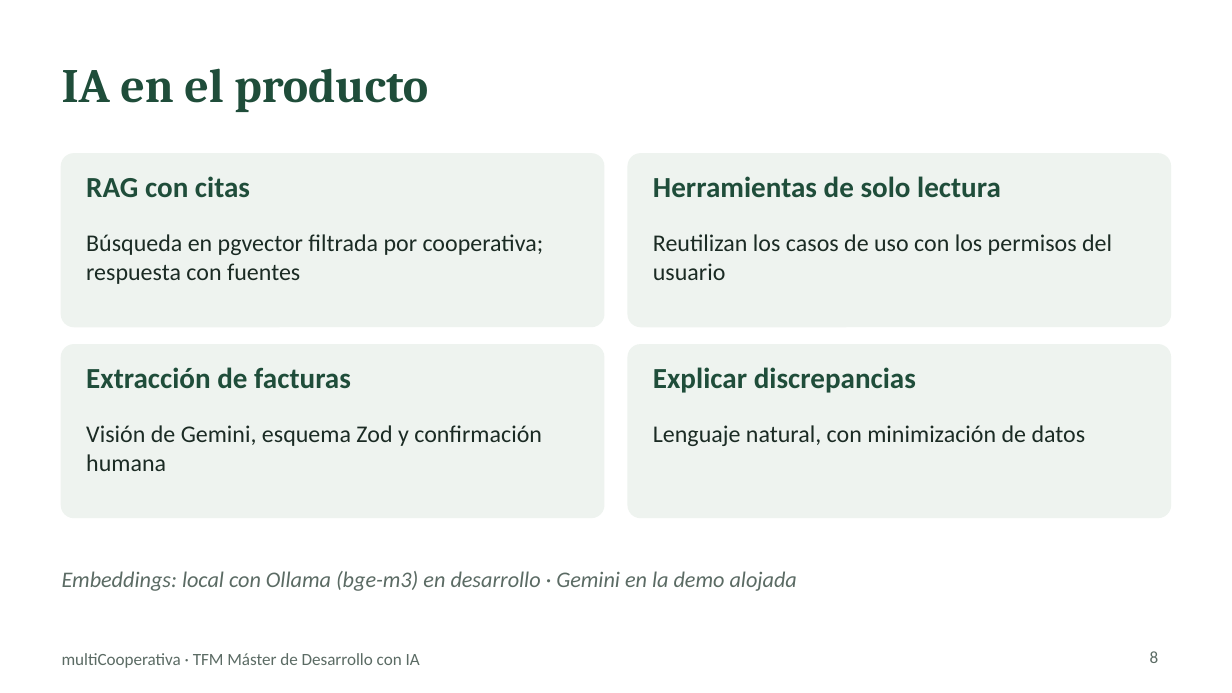
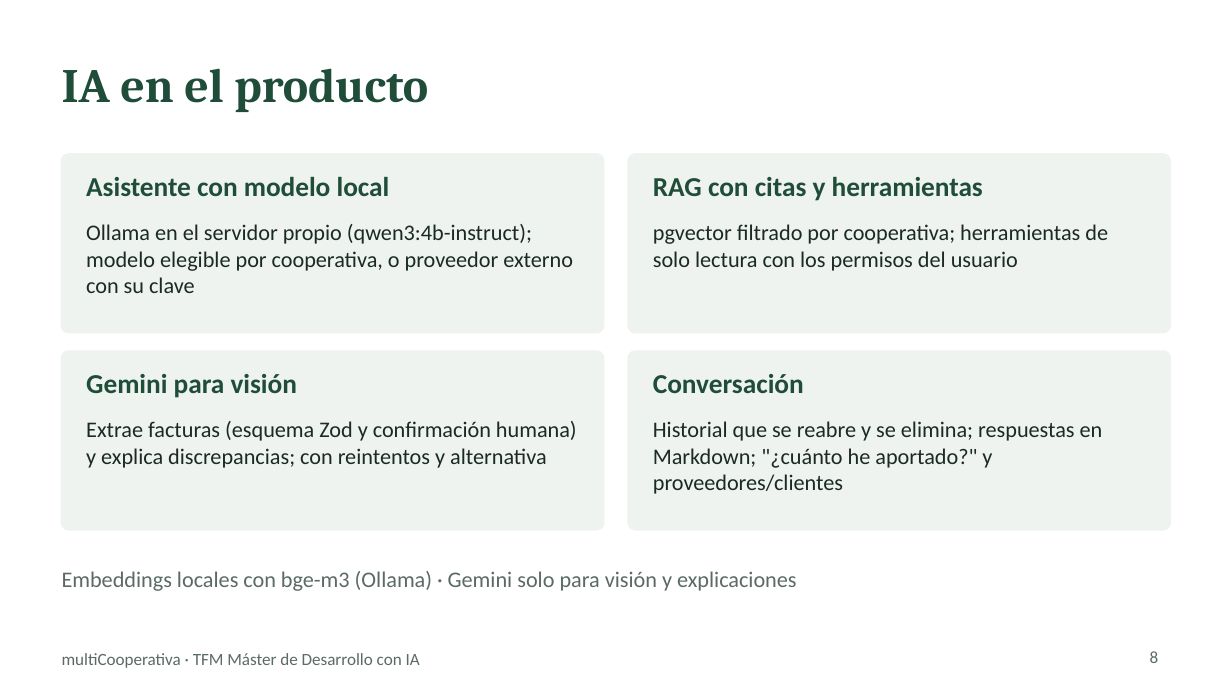
Before and after one commit to chaparro2001/multiCooperativa, a slide deck: slide 8 of docs/slides/multicooperativa-tfm.pptx. Drawn at 1232x693 pixels with LibreOffice and Linux fonts; fonts in the diff are those of the drawing. Boxes give left, top, right and bottom in pixels: in the first picture for what was removed or moved away, otherwise in the second. Text is boxed around its words. In the diff, an @@ line names an element or a change of style, - is before the commit and + after.

```diff
--- a/docs/slides/multicooperativa-tfm.pptx
+++ b/docs/slides/multicooperativa-tfm.pptx
@@ rounded rectangle: place and size @@
-rounded rectangle at [62, 154, 604, 326]
+rounded rectangle at [62, 154, 604, 333]
@@ text added at [86, 177, 390, 196], 16 pt, text #1F4D3A, bold @@
+Asistente con modelo local
@@ rounded rectangle: place and size @@
-rounded rectangle at [628, 154, 1170, 326]
+rounded rectangle at [628, 154, 1170, 333]
@@ text at [653, 177, 983, 201]: text changed; size 17 to 16 pt @@
-RAG con citas
+RAG con citas y herramientas
@@ text removed at [653, 176, 1001, 198] @@
-Herramientas de solo lectura
@@ text at [86, 224, 573, 293]: text changed; size 14 to 13 pt @@
-Búsqueda en pgvector filtrada por cooperativa; respuesta con fuentes
+Ollama en el servidor propio (qwen3:4b-instruct); modelo elegible por cooperativa, o proveedor externo con su clave
@@ text at [653, 224, 1108, 271]: text changed; size 14 to 13 pt @@
-Reutilizan los casos de uso con los permisos del usuario
+pgvector filtrado por cooperativa; herramientas de solo lectura con los permisos del usuario
@@ rounded rectangle: place and size @@
-rounded rectangle at [62, 345, 604, 517]
+rounded rectangle at [62, 351, 604, 530]
@@ proportions changed in 4 elements at [62, 154, 604, 333], [628, 154, 1170, 333], [62, 351, 604, 530], [628, 351, 1170, 530] @@
@@ rounded rectangle: place and size @@
-rounded rectangle at [628, 345, 1170, 517]
+rounded rectangle at [628, 351, 1170, 530]
@@ text removed at [86, 367, 351, 389] @@
-Extracción de facturas
@@ text added at [86, 374, 297, 398], 16 pt, text #1F4D3A, bold @@
+Gemini para visión
@@ text removed at [653, 367, 916, 393] @@
-Explicar discrepancias
@@ text added at [653, 374, 804, 393], 16 pt, text #1F4D3A, bold @@
+Conversación
@@ text at [86, 421, 577, 468]: text changed; size 14 to 13 pt @@
-Visión de Gemini, esquema Zod y confirmación humana
+Extrae facturas (esquema Zod y confirmación humana) y explica discrepancias; con reintentos y alternativa
@@ text removed at [653, 425, 1086, 446] @@
-Lenguaje natural, con minimización de datos
@@ text added at [653, 421, 1103, 494], 13 pt, text #1B2B24 @@
+Historial que se reabre y se elimina; respuestas en Markdown; "¿cuánto he aportado?" y proveedores/clientes
@@ text at [62, 571, 797, 591]: text changed; italic off @@
-Embeddings: local con Ollama (bge-m3) en desarrollo · Gemini en la demo alojada
+Embeddings locales con bge-m3 (Ollama) · Gemini solo para visión y explicaciones
```
Also in this commit, not shown: 11 other slides changed, 4 other files.
